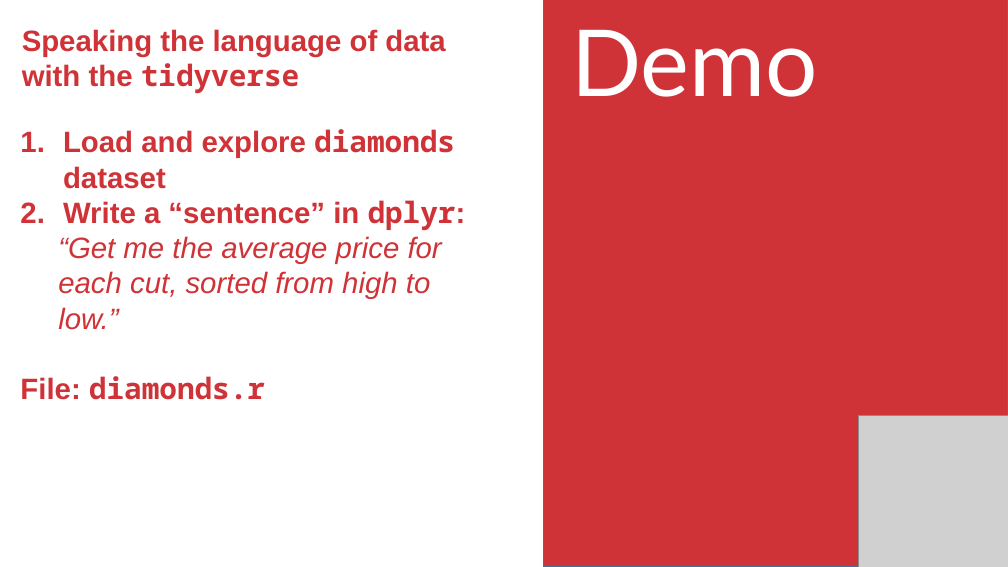
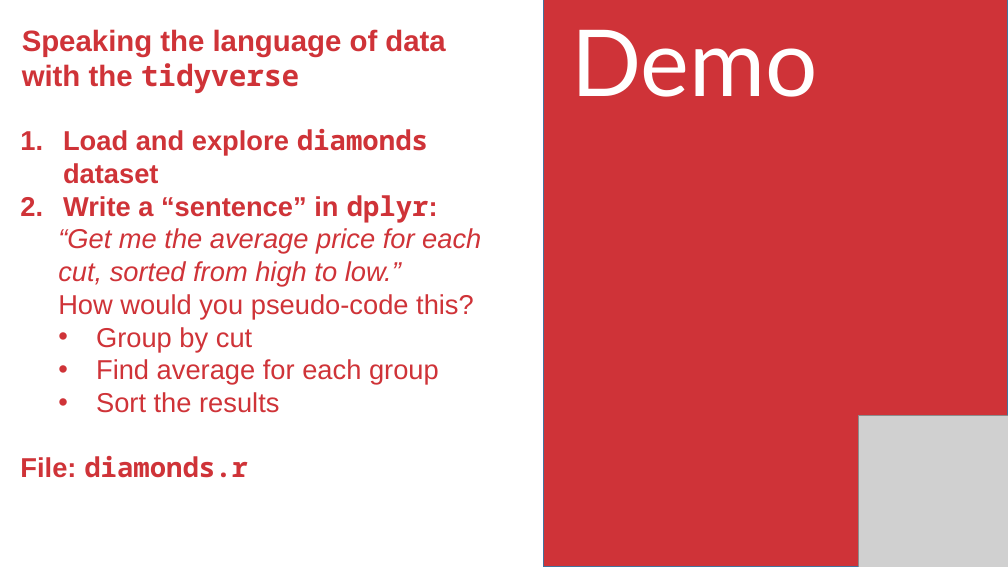
Before and after one commit to stringfestdata/advancing-into-analytics-ps-meetup, a slide deck: slide 15 of advancing-into-analytics-presentation.pptx (slide 16 before the commit). Drawn at 1008x567 pixels with LibreOffice and Linux fonts; fonts in the diff are those of the drawing; grey boxes stand for pictures. Boxes give left, top, right and bottom in pixels: in the first picture for what was removed or moved away, otherwise in the second. Text is boxed around its words. In the diff, an @@ line names an element or a change of style, - is before the commit and + after.

```diff
--- a/advancing-into-analytics-presentation.pptx
+++ b/advancing-into-analytics-presentation.pptx
@@ text at [20, 129, 481, 478]: size 28 to 26 pt in "Load and explore diamonds dataset", "Write a “sentence” in dplyr:", "“Get me the average price for each ...", "File: diamonds.r" @@
@@ text at [58, 294, 474, 413]: paragraphs added @@
+  How would you pseudo-code this?
+  • Group by cut
+  • Find average for each group
+  • Sort the results
```
Also in this commit, not shown: 11 other slides changed, 6 slides added, 5 slides removed, 1 other file.
